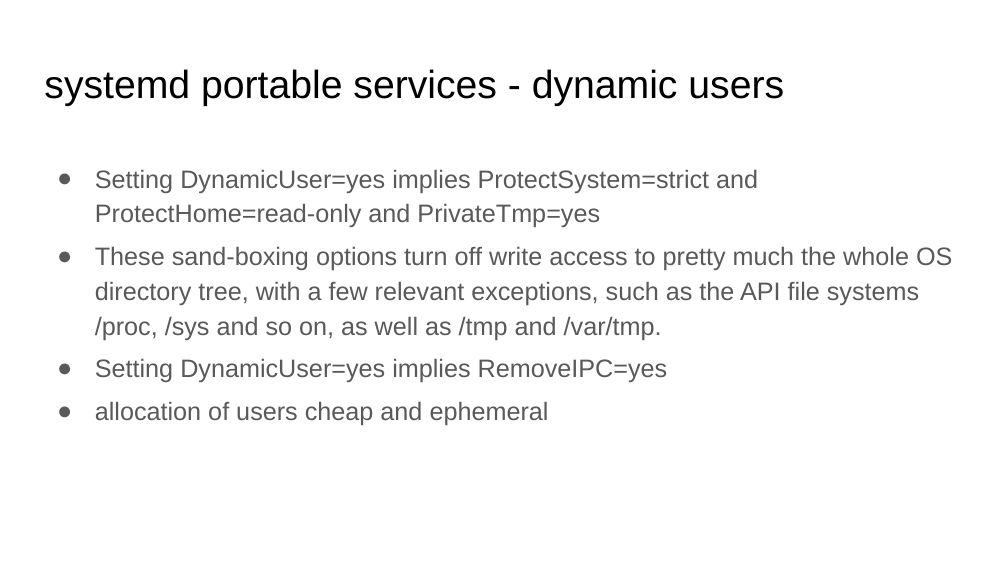
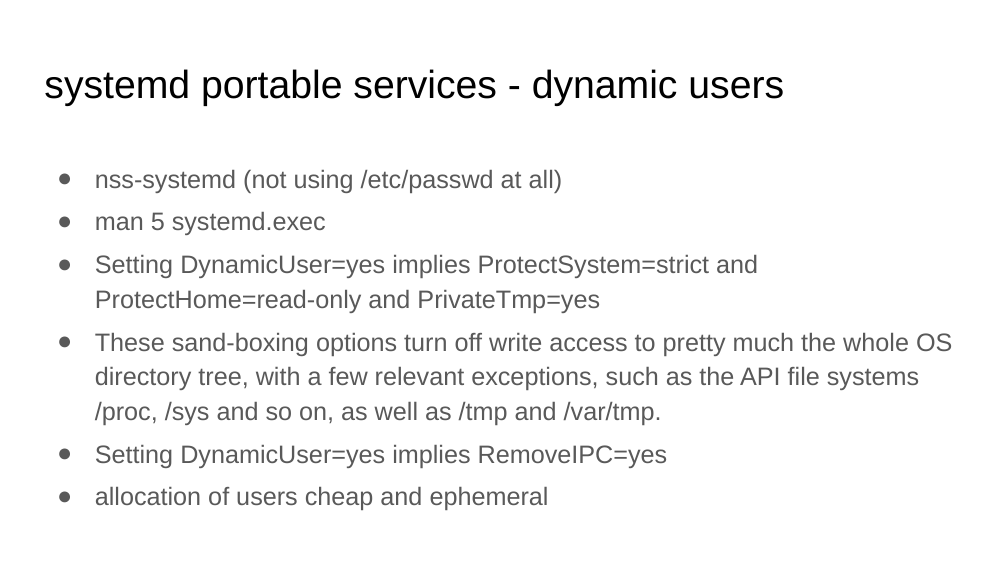
Before and after one commit to docent-net/conferences, a slide deck: slide 48 of 2019-16-sesja-linuksowa/o-bezpieczenstwie-kontenerow-linuksowych.odp (slide 45 before the commit). Drawn at 1008x567 pixels with LibreOffice and Linux fonts; fonts in the diff are those of the drawing. Boxes give left, top, right and bottom in pixels: in the first picture for what was removed or moved away, otherwise in the second. Text is boxed around its words. In the diff, an @@ line names an element or a change of style, - is before the commit and + after.

```diff
--- a/2019-16-sesja-linuksowa/o-bezpieczenstwie-kontenerow-linuksowych.odp
+++ b/2019-16-sesja-linuksowa/o-bezpieczenstwie-kontenerow-linuksowych.odp
@@ text at <box>95,169,563,235</box>: paragraphs added @@
+● nss-systemd (not using /etc/passwd at all)
+● man 5 systemd.exec
```
Also in this commit, not shown: 4 other slides changed, 4 slides added, 2 other files.
